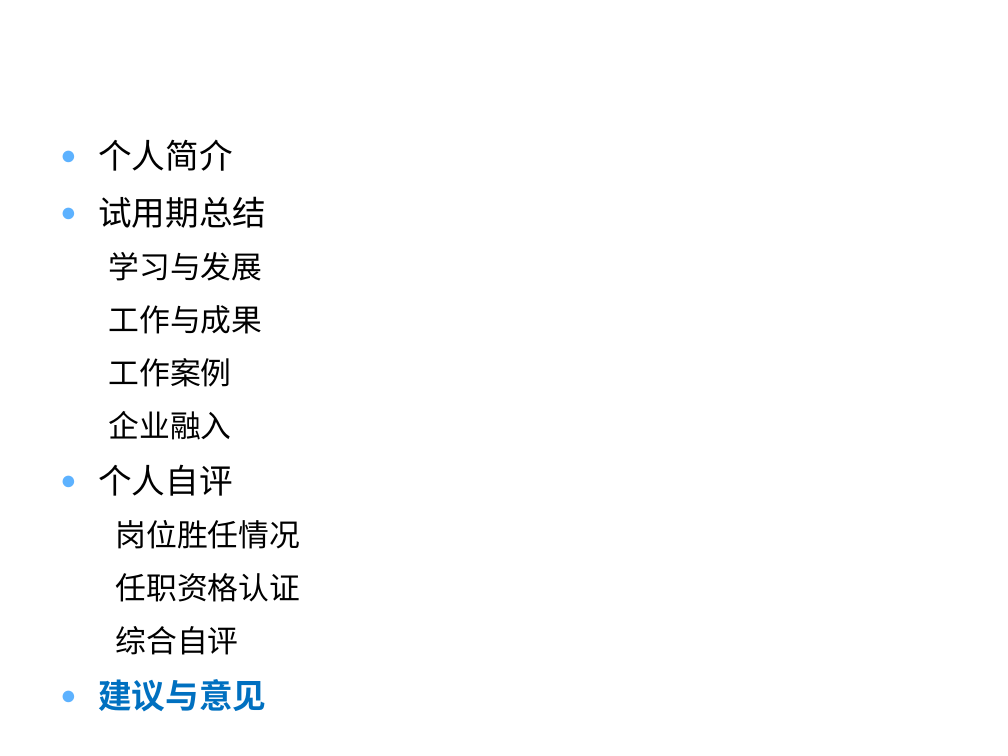
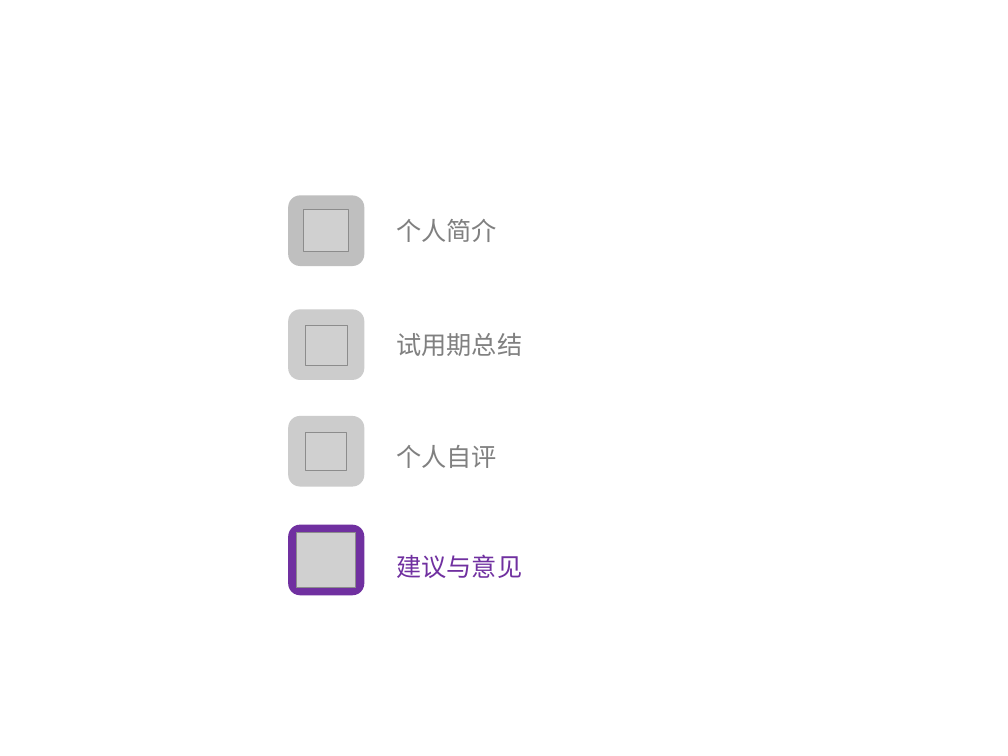
Before and after one commit to zhengyuliang/Blog-Back-Up, a slide deck: slide 22 of ppt/转正答辩汇报_郑宇亮.pptx (slide 30 before the commit). Drawn at 1008x756 pixels with LibreOffice and Linux fonts; fonts in the diff are those of the drawing; grey boxes stand for pictures; background and template pictures are left out. Boxes give left, top, right and bottom in pixels: in the first picture for what was removed or moved away, otherwise in the second. Text is boxed around its words. In the diff, an @@ line names an element or a change of style, - is before the commit and + after.

```diff
--- a/ppt/转正答辩汇报_郑宇亮.pptx
+++ b/ppt/转正答辩汇报_郑宇亮.pptx
@@ text removed at [98,139,300,655] @@
-● 个人简介
-● 试用期总结
-学习与发展
-工作与成果
-工作案例
-企业融入
-● 个人自评
-岗位胜任情况
-任职资格认证
-综合自评
-● 建议与意见
@@ rounded rectangle added at [288,196,365,266], fill #BFBFBF @@
@@ picture added at [303,210,349,251] @@
@@ text added at [396,219,497,242], 18 pt, text #808080 @@
+个人简介
@@ rounded rectangle added at [288,309,365,380], fill #CCCCCC @@
@@ picture added at [305,326,348,365] @@
@@ text added at [396,333,522,356], 18 pt, text #808080 @@
+试用期总结
@@ rounded rectangle added at [288,416,365,487], fill #CCCCCC @@
@@ picture added at [306,432,347,470] @@
@@ text added at [396,445,497,468], 18 pt, text #808080 @@
+个人自评
@@ rounded rectangle added at [288,525,365,596], fill #7030A0 @@
@@ picture added at [296,532,356,587] @@
@@ text added at [396,554,522,578], 18 pt, text #7030A0 @@
+建议与意见
```
Also in this commit, not shown: 18 other slides changed, 3 slides added, 14 slides removed.
